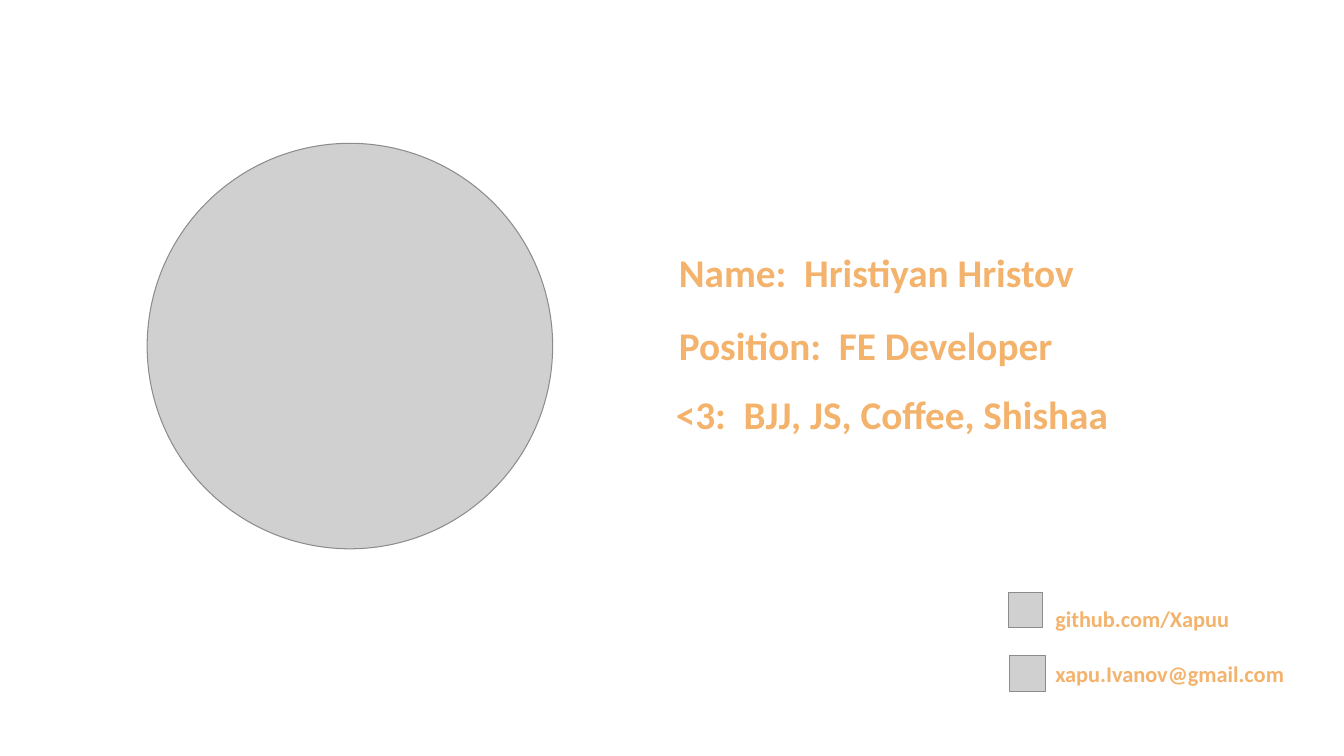
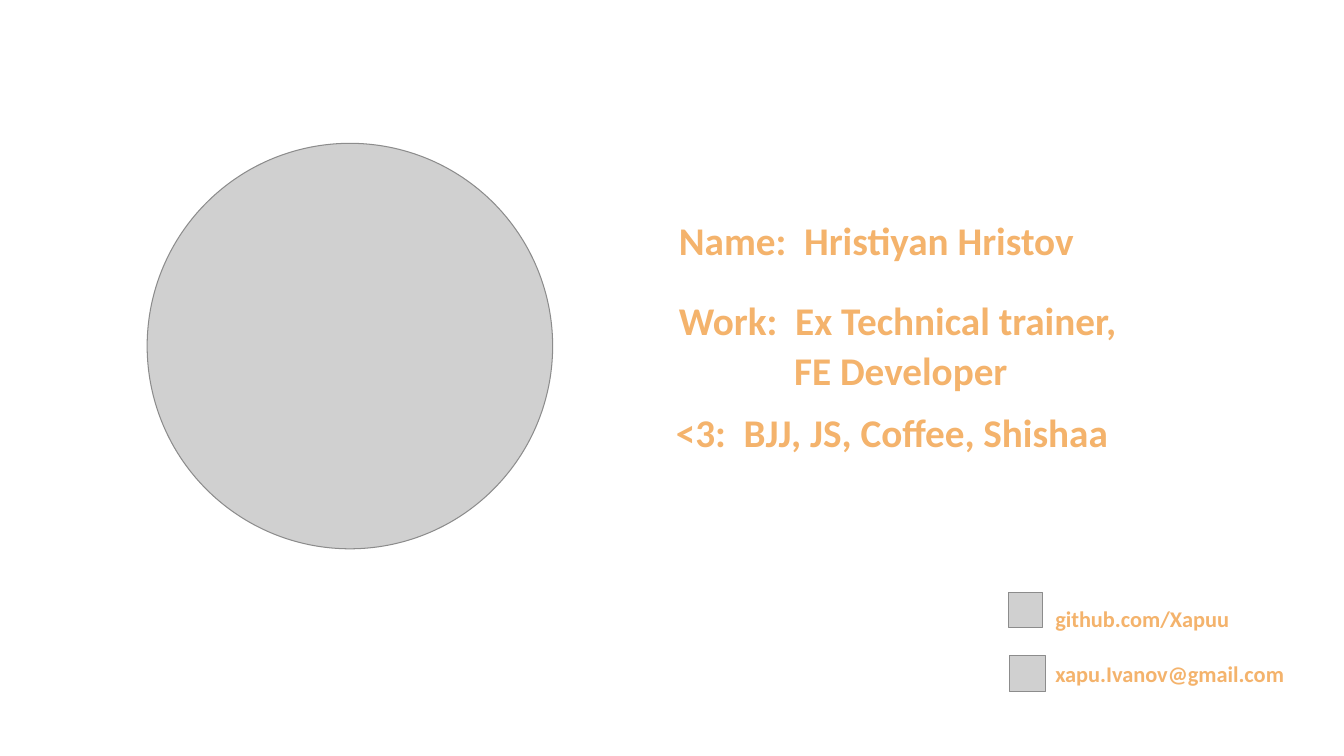
Before and after one commit to Xapuu/programingStuff, a slide deck: slide 1 of ngMeetup.pptx (slide 2 before the commit). Drawn at 1344x756 pixels with LibreOffice and Linux fonts; fonts in the diff are those of the drawing; grey boxes stand for pictures. Boxes give left, top, right and bottom in pixels: in the first picture for what was removed or moved away, otherwise in the second. Text is boxed around its words. In the diff, an @@ line names an element or a change of style, - is before the commit and + after.

```diff
--- a/ngMeetup.pptx
+++ b/ngMeetup.pptx
@@ text "Name: Hristiyan Hristov": place and size @@
-text "Name: Hristiyan Hristov" at (679, 259, 1074, 293)
+text "Name: Hristiyan Hristov" at (679, 227, 1074, 261)
@@ text at (679, 307, 1116, 391): text changed @@
-Position: FE Developer
+Work: Ex Technical trainer,
+FE Developer
@@ text "<3: BJJ, JS, Coffee, Shishaa": place and size @@
-text "<3: BJJ, JS, Coffee, Shishaa" at (676, 401, 1107, 434)
+text "<3: BJJ, JS, Coffee, Shishaa" at (676, 419, 1107, 452)
```
Also in this commit, not shown: 7 other slides changed, 14 slides added, 4 slides removed, 1 other file.
